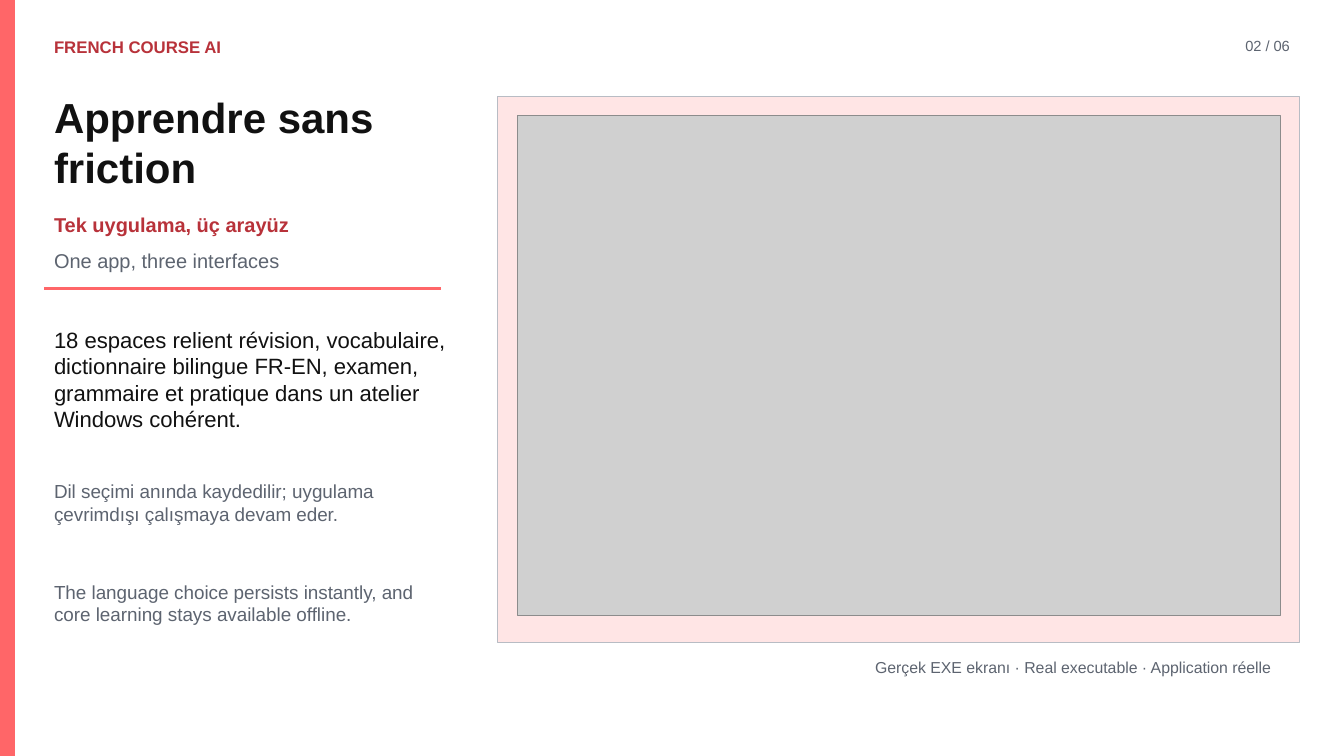
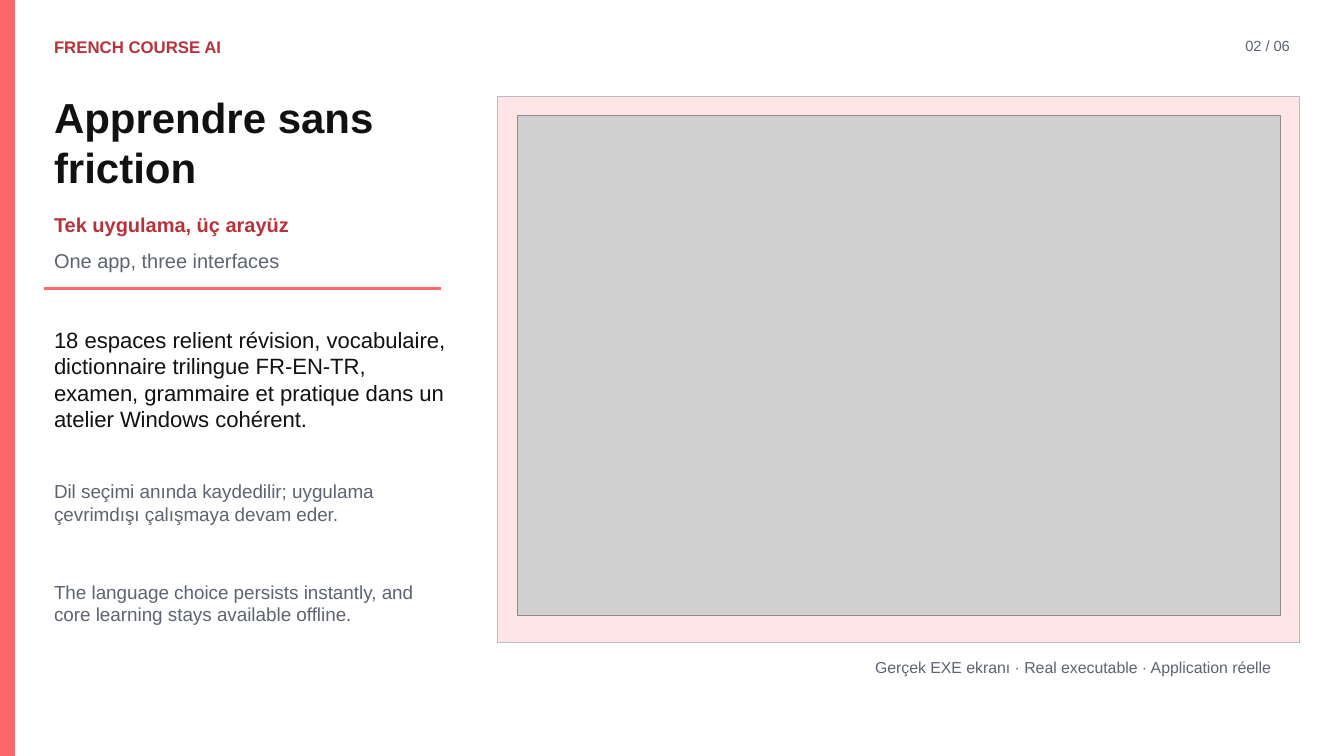
Before and after one commit to Azizsekerdil/FrenchCourseAI, a slide deck: slide 2 of docs/presentation/French-Course-AI-Trilingual.pptx. Drawn at 1344x756 pixels with LibreOffice and Linux fonts; fonts in the diff are those of the drawing; grey boxes stand for pictures. Boxes give left, top, right and bottom in pixels: in the first picture for what was removed or moved away, otherwise in the second. Text is boxed around its words. In the diff, an @@ line names an element or a change of style, - is before the commit and + after.

```diff
--- a/docs/presentation/French-Course-AI-Trilingual.pptx
+++ b/docs/presentation/French-Course-AI-Trilingual.pptx
@@ text at bbox=[54, 331, 446, 428]: text changed @@
-18 espaces relient révision, vocabulaire, dictionnaire bilingue FR-EN, examen, grammaire et pratique dans un atelier Windows cohérent.
+18 espaces relient révision, vocabulaire, dictionnaire trilingue FR-EN-TR, examen, grammaire et pratique dans un atelier Windows cohérent.
```
Also in this commit, not shown: 3 other slides changed, 2 other files.
